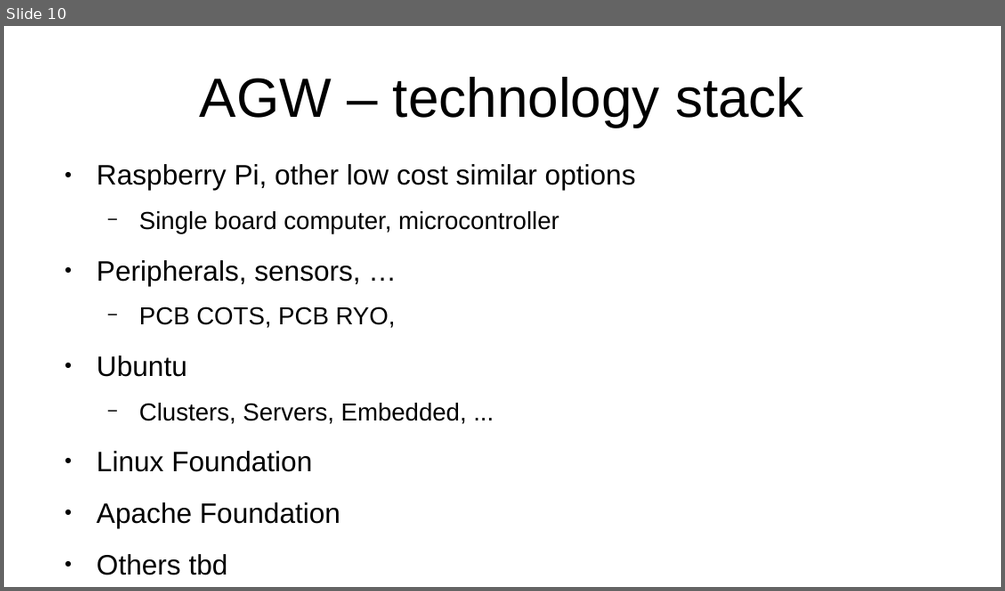
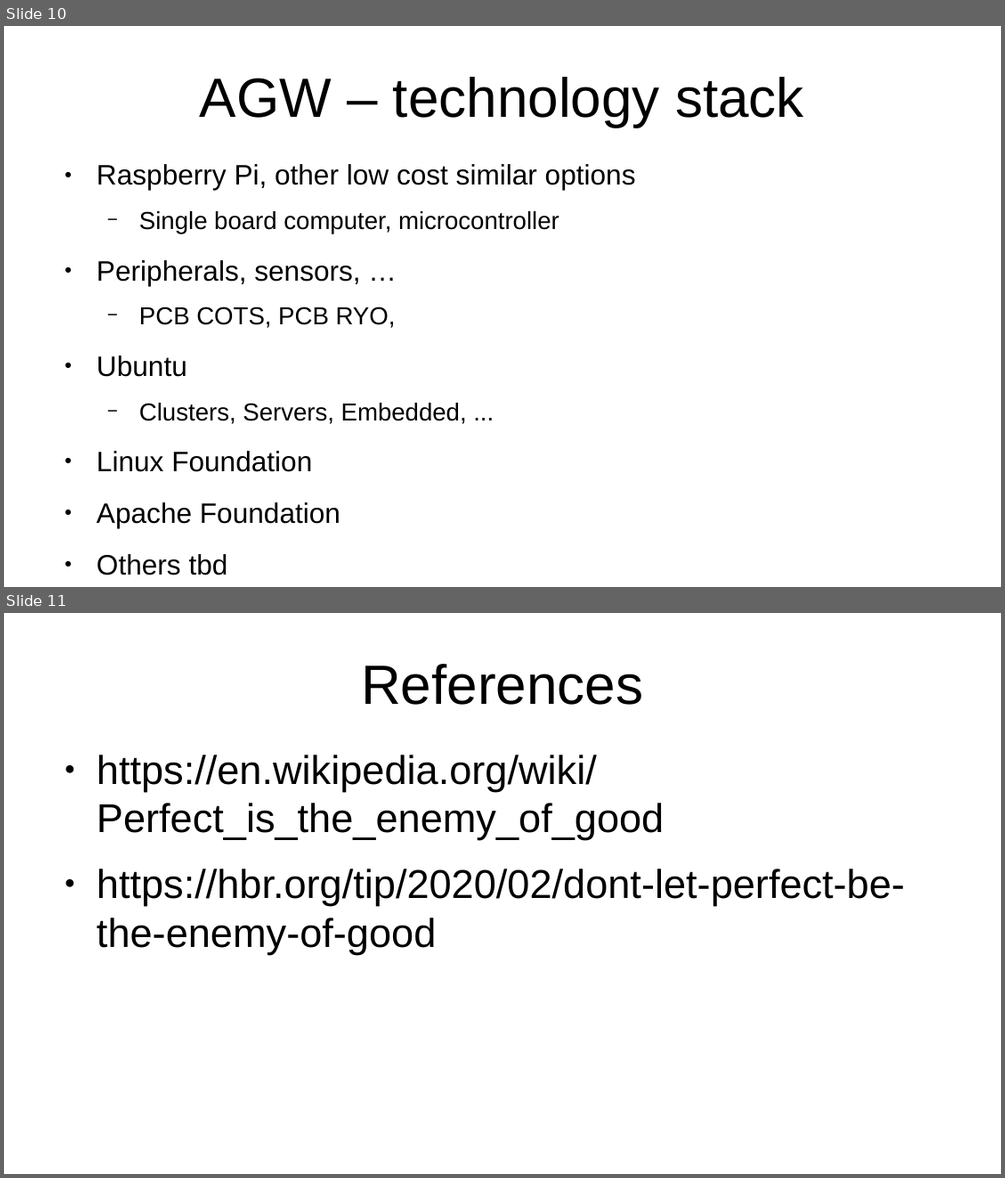
Before and after one commit to YorkEarwaker/Climate-Model, a slide deck: ppm/anthropogenic-global-warming-context.odp. Shown one above the other, each under a label of ours: slide 10 before the commit, slides 10 and 11 after it. The pictures are 1005x591 and 1005x1178 pixels, drawn with LibreOffice and Linux fonts; fonts in the diff are those of the drawing. Boxes give left, top, right and bottom in pixels: in the first picture for what was removed or moved away, otherwise in the second. Text is boxed around its words. In the diff, an @@ line names an element or a change of style, - is before the commit and + after.

```diff
--- a/ppm/anthropogenic-global-warming-context.odp
+++ b/ppm/anthropogenic-global-warming-context.odp
@@ slide 11 added at bbox=[4, 613, 1001, 1174], background #FFFFFF @@
@@ title added at bbox=[361, 664, 643, 705], 44 pt, text #000000 @@
+References
@@ text added at bbox=[97, 755, 905, 954], 32 pt, text #000000 @@
+● https://en.wikipedia.org/wiki/Perfect_is_the_enemy_of_good
+● https://hbr.org/tip/2020/02/dont-let-perfect-be-the-enemy-of-good
```
Also in this commit, not shown: 2 slides changed.
